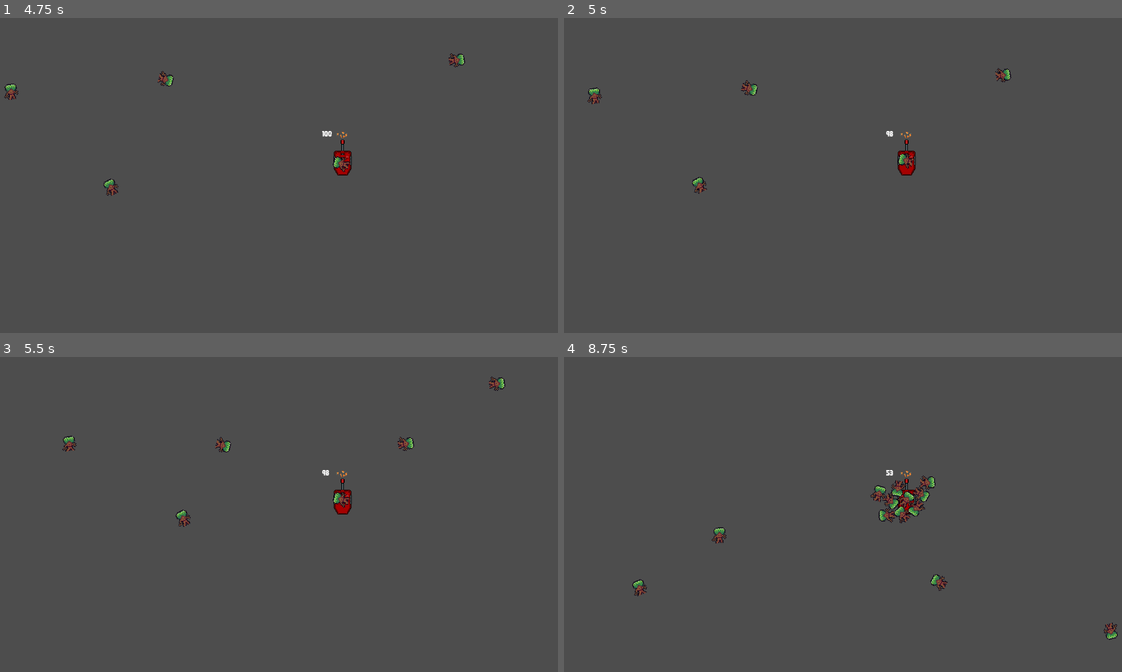
Above: before the commit, frames 1-4 (two rows, left to right).
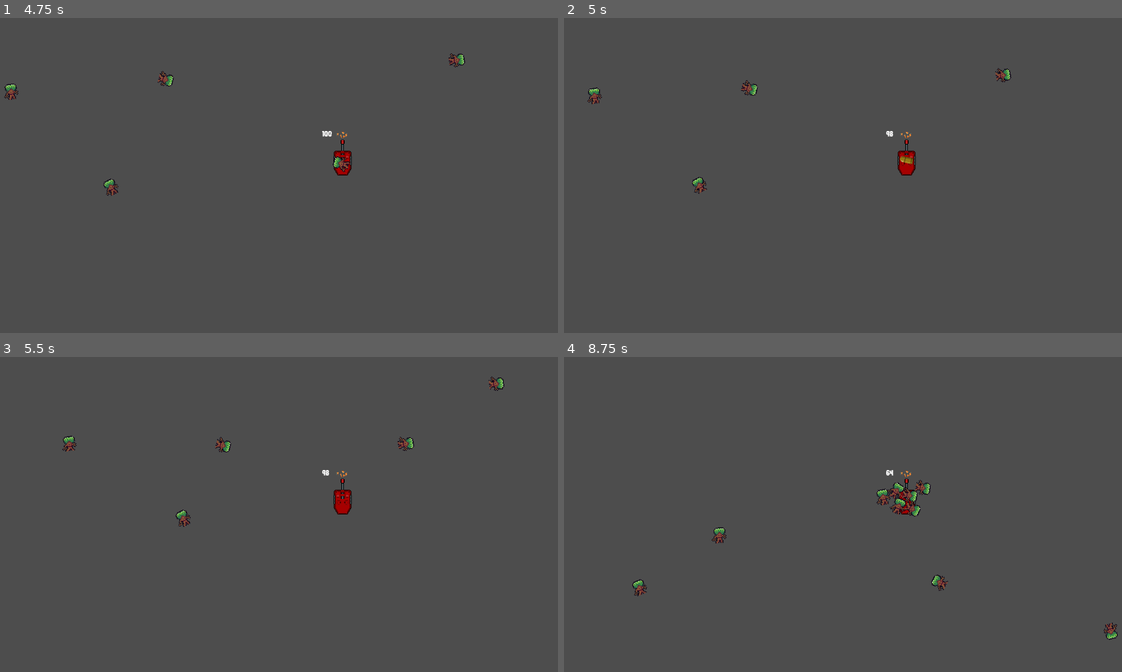
Above: after the commit, the same moments.

Repository: lewis785/ludum-dare-53
Game: Godot game, scene res://scenes/davids_scene.tscn
Same seed, same stepped clock (60 frames per second), same inputs: the game is played once before the commit and once after it. This scene is started directly instead of the project's main scene.
Inputs:
- Up to frame 1 (4.75 s): tap Enter at 0.5, 2 s; hold Right (ui_right) 0.53-1.28 s; tap Space at 1.25 s; hold Left (ui_left) 1.28-2.03 s; hold Right (ui_right) 2.03-3.53 s; hold Left (ui_left) from 3.53 s (still down)
- Up to frame 2 (5 s): keep holding Left (ui_left)
- Up to frame 3 (5.5 s): keep holding Left (ui_left)
- Up to frame 4 (8.75 s): release Left (ui_left) at 5.78 s; hold Right (ui_right) 5.78-8.03 s; hold Left (ui_left) from 8.03 s (still down)

Frame 1 is identical in both runs. In frame 2, less than 0.1% of the frame differs, in the area x 59-63%, y 43-48%; in frame 3, 0.1%; in frame 4, 1.0%, in the area x 54-69%, y 35-74%.

Commit message:
feat: kill enemies

Diff:
--- a/scenes/davids_scene.tscn
+++ b/scenes/davids_scene.tscn
@@ -129,9 +129,10 @@
 
 [node name="structure" parent="." instance=ExtResource("4_ri4hn")]
 position = Vector2(707, 291)
+is_tower = true
 
 [node name="spawn" parent="." instance=ExtResource("2_dx6tg")]
-enemy_scene = SubResource("PackedScene_8tvqk")
+enemy_scene = SubResource("PackedScene_nlbvd")
 
 [node name="Marker2D" type="Marker2D" parent="."]
 position = Vector2(705, 294)
--- a/scenes/projectile/projectile.gd
+++ b/scenes/projectile/projectile.gd
@@ -1,5 +1,4 @@
-extends Node2D
-
+class_name Projectile extends Area2D
 
 @export var projectile_speed: int = 100
 
@@ -16,7 +15,6 @@
 
 func destroy():
 	queue_free()
-
 
 
 func _on_area_shape_entered(area_rid, area, area_shape_index, local_shape_index):
--- a/scenes/projectile/projectile.tscn
+++ b/scenes/projectile/projectile.tscn
@@ -1,16 +1,66 @@
-[gd_scene load_steps=4 format=3 uid="uid://cbd2nrreh7t81"]
+[gd_scene load_steps=11 format=3 uid="uid://cbd2nrreh7t81"]
 
 [ext_resource type="Script" path="res://scenes/projectile/projectile.gd" id="1_yb7ur"]
-[ext_resource type="Texture2D" uid="uid://cenw8v3ing0xr" path="res://assets/truck.png" id="2_6w08a"]
+[ext_resource type="Texture2D" uid="uid://b54vy8jtgfmb2" path="res://assets/projectile/bullet.png" id="2_2x2fk"]
+
+[sub_resource type="AtlasTexture" id="AtlasTexture_u0xcv"]
+atlas = ExtResource("2_2x2fk")
+region = Rect2(0, 0, 32, 32)
+
+[sub_resource type="AtlasTexture" id="AtlasTexture_5f1ps"]
+atlas = ExtResource("2_2x2fk")
+region = Rect2(32, 0, 32, 32)
+
+[sub_resource type="AtlasTexture" id="AtlasTexture_0sg2k"]
+atlas = ExtResource("2_2x2fk")
+region = Rect2(64, 0, 32, 32)
+
+[sub_resource type="AtlasTexture" id="AtlasTexture_sovi7"]
+atlas = ExtResource("2_2x2fk")
+region = Rect2(96, 0, 32, 32)
+
+[sub_resource type="AtlasTexture" id="AtlasTexture_n8quw"]
+atlas = ExtResource("2_2x2fk")
+region = Rect2(128, 0, 32, 32)
+
+[sub_resource type="AtlasTexture" id="AtlasTexture_svj48"]
+atlas = ExtResource("2_2x2fk")
+region = Rect2(160, 0, 32, 32)
+
+[sub_resource type="SpriteFrames" id="SpriteFrames_inwro"]
+animations = [{
+"frames": [{
+"duration": 1.0,
+"texture": SubResource("AtlasTexture_u0xcv")
+}, {
+"duration": 1.0,
+"texture": SubResource("AtlasTexture_5f1ps")
+}, {
+"duration": 1.0,
+"texture": SubResource("AtlasTexture_0sg2k")
+}, {
+"duration": 1.0,
+"texture": SubResource("AtlasTexture_sovi7")
+}, {
+"duration": 1.0,
+"texture": SubResource("AtlasTexture_n8quw")
+}, {
+"duration": 1.0,
+"texture": SubResource("AtlasTexture_svj48")
+}],
+"loop": true,
+"name": &"default",
+"speed": 5.0
+}]
 
 [sub_resource type="RectangleShape2D" id="RectangleShape2D_nku43"]
 
 [node name="projectile" type="Area2D" groups=["Projectiles"]]
 script = ExtResource("1_yb7ur")
 
-[node name="Sprite2D" type="Sprite2D" parent="."]
+[node name="AnimatedSprite2D" type="AnimatedSprite2D" parent="."]
 position = Vector2(0, 1)
-texture = ExtResource("2_6w08a")
+sprite_frames = SubResource("SpriteFrames_inwro")
 
 [node name="CollisionShape2D" type="CollisionShape2D" parent="."]
 position = Vector2(0, 1)
--- a/scenes/structure/structure.gd
+++ b/scenes/structure/structure.gd
@@ -9,6 +9,8 @@
 @export var is_tower: bool
 @export var structure_damage: int = 10
 @export var supplies_consumption: int = 1
+
+@export var projectile: PackedScene = preload("res://scenes/projectile/projectile.tscn")
 
 var tick = false
 var time_til_tick: float = 0
@@ -63,14 +65,28 @@
 		subtract_damage_from_health(enemy.damage)
 
 func subtract_damage_from_enemies(enemy):
+	var current_enemy_name = enemy.name
 	enemy.health -= structure_damage
+	if enemy.health <= 0:
+		remove_enemy_from_array(current_enemy_name)
 
 func consume_supplies():
 	supplies -= supplies_consumption
 
+func fire_turret(enemy):
+	if projectile:
+		var instnaced_projectile = projectile.instantiate()
+		get_tree().current_scene.add_child(instnaced_projectile)
+		instnaced_projectile.global_position = self.global_position
+		var instnaced_projectile_rotation = self.global_position.direction_to(enemy.global_position).angle()
+		instnaced_projectile.rotation = instnaced_projectile_rotation
+
+
+
 func process_all_attacks():
 	for enemy in enemies:
 		consume_supplies()
+		fire_turret(enemy)
 		subtract_damage_from_enemies(enemy)
 		break
 
@@ -80,6 +96,12 @@
 		tick = true
 	pass
 
+
+func remove_enemy_from_array(enemy_name):
+	for i in range(enemies.size()):
+			if enemies[i].name == enemy_name:
+				enemies.remove_at(i)
+				return
 
 func _on_structure_area_2d_body_entered(body):
 	var body_parent_name = body.get_parent().name
--- a/scenes/structure/structure.tscn
+++ b/scenes/structure/structure.tscn
@@ -1,9 +1,8 @@
-[gd_scene load_steps=15 format=3 uid="uid://sd50xggadb4x"]
+[gd_scene load_steps=14 format=3 uid="uid://sd50xggadb4x"]
 
 [ext_resource type="Script" path="res://scenes/structure/structure.gd" id="1_lu5co"]
 [ext_resource type="Texture2D" uid="uid://du01wukscfhwe" path="res://assets/village/turret_01_mk1.png" id="2_t3pye"]
 [ext_resource type="FontFile" uid="uid://d0nym5e6k1aje" path="res://fonts/dreadringer.ttf" id="3_6g6dh"]
-[ext_resource type="PackedScene" uid="uid://cbd2nrreh7t81" path="res://scenes/projectile/projectile.tscn" id="4_ahby2"]
 
 [sub_resource type="RectangleShape2D" id="RectangleShape2D_0drnf"]
 size = Vector2(83, 79)
@@ -97,7 +96,5 @@
 offset_bottom = -40.0
 theme_override_fonts/font = ExtResource("3_6g6dh")
 
-[node name="projectile" parent="." instance=ExtResource("4_ahby2")]
-
 [connection signal="body_entered" from="StructureArea2D" to="." method="_on_structure_area_2d_body_entered"]
 [connection signal="body_exited" from="StructureArea2D" to="." method="_on_structure_area_2d_body_exited"]
Binary file added: assets/projectile/bullet.png
Not shown, added: assets/projectile/bullet.png.import
Not shown: 1 places in scenes/davids_scene.tscn that only renumber resources
